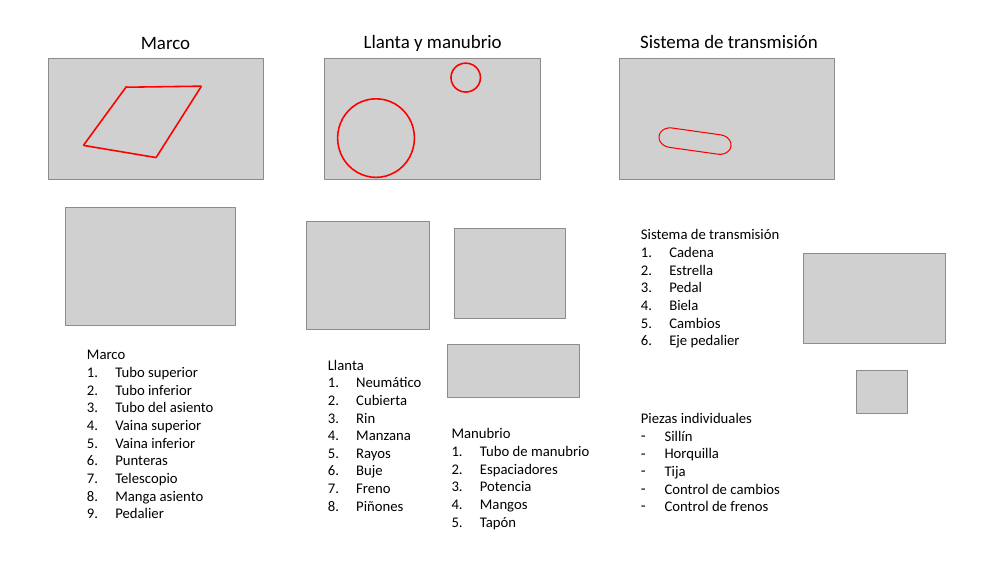
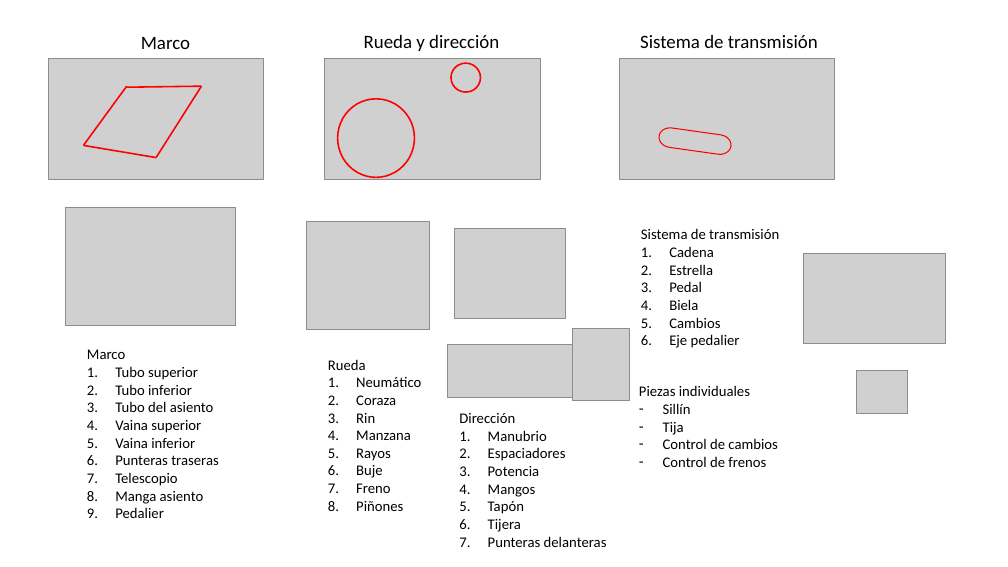
Before and after one commit to juvallejom/BICIBU-Proyecto-Final, a slide deck: slide 1 of Plant Simulation/Componentes de la bicicleta.pptx. Drawn at 1008x567 pixels with LibreOffice and Linux fonts; fonts in the diff are those of the drawing; grey boxes stand for pictures; background and template pictures are left out. Boxes give left, top, right and bottom in pixels: in the first picture for what was removed or moved away, otherwise in the second. Text is boxed around its words. In the diff, an @@ line names an element or a change of style, - is before the commit and + after.

```diff
--- a/Plant Simulation/Componentes de la bicicleta.pptx
+++ b/Plant Simulation/Componentes de la bicicleta.pptx
@@ text at <box>364,35,499,51</box>: text changed @@
-Llanta y manubrio
+Rueda y dirección
@@ picture added at <box>572,329,630,401</box> @@
@@ text at <box>328,359,366,370</box>: text changed @@
-Llanta
+Rueda
@@ text "Piezas individuales": place and size @@
-text "Piezas individuales" at <box>641,412,780,511</box>
+text "Piezas individuales" at <box>639,385,778,467</box>
@@ text at <box>356,395,396,405</box>: text changed @@
-2. Cubierta
+2. Coraza
@@ text "Dirección": place and size @@
-text "Dirección" at <box>452,427,589,530</box>
+text "Dirección" at <box>459,413,607,547</box>
@@ text at <box>459,413,515,423</box>: paragraph added @@
+Dirección
@@ text at <box>480,445,589,456</box>: paragraph removed @@
-1. Tubo de manubrio
@@ text at <box>488,430,547,441</box>: bullet none to 1. @@
@@ text at <box>665,447,719,461</box>: paragraph removed @@
-– Horquilla
@@ text at <box>115,455,219,465</box>: text changed @@
-6. Punteras
+6. Punteras traseras
@@ text at <box>488,519,607,547</box>: paragraphs added @@
+6. Tijera
+7. Punteras delanteras
```
Also in this commit, not shown: 2 slides removed, 2 other files.
